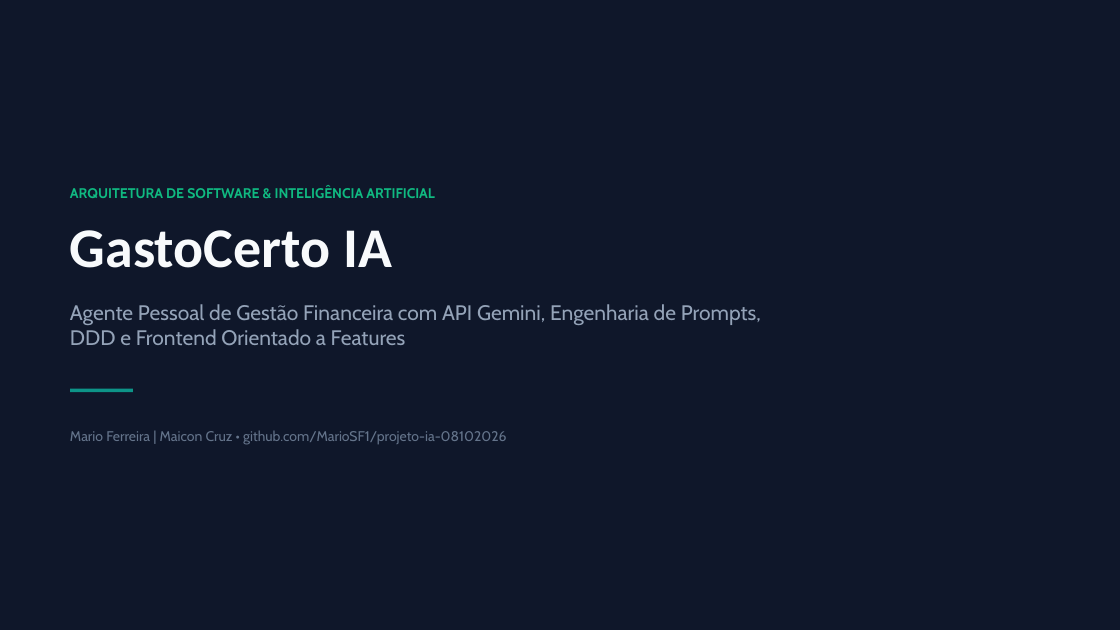
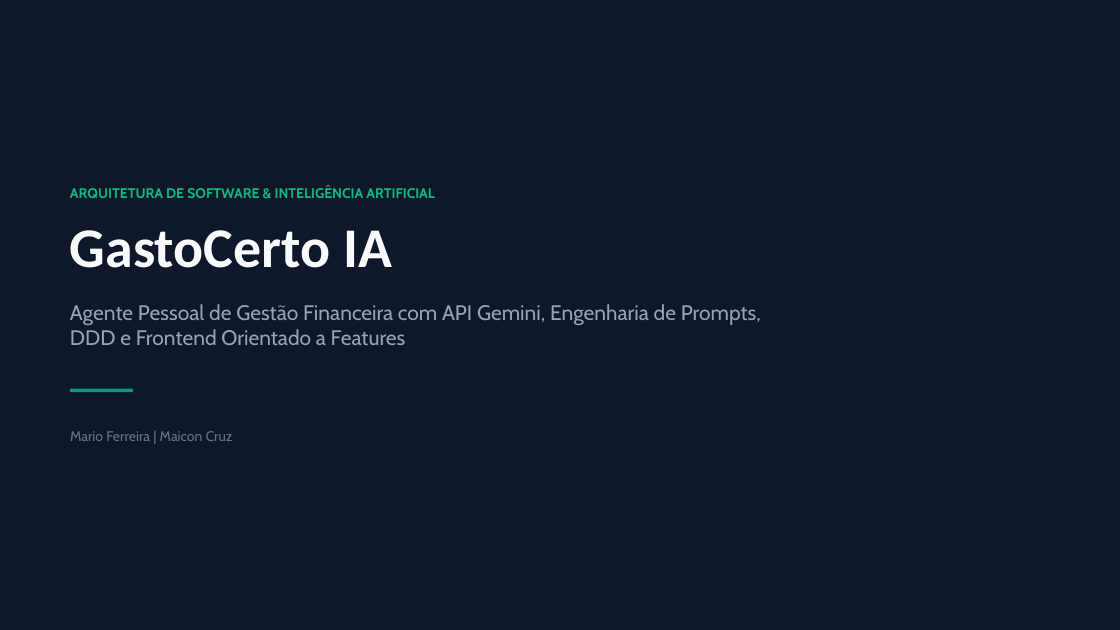
Before and after one commit to MarioSF1/projeto-ia-08102026, a slide deck: slide 1 of apresentação/GastoCerto IA - Arquitetura e Engenharia de Prompts.pptx. Drawn at 1120x630 pixels with LibreOffice and Linux fonts; fonts in the diff are those of the drawing. Boxes give left, top, right and bottom in pixels: in the first picture for what was removed or moved away, otherwise in the second. Text is boxed around its words. In the diff, an @@ line names an element or a change of style, - is before the commit and + after.

```diff
--- a/apresentação/GastoCerto IA - Arquitetura e Engenharia de Prompts.pptx
+++ b/apresentação/GastoCerto IA - Arquitetura e Engenharia de Prompts.pptx
@@ text at box(70, 431, 233, 441): text changed @@
-Mario Ferreira | Maicon Cruz • github.com/MarioSF1/projeto-ia-08102026
+Mario Ferreira | Maicon Cruz
```
Also in this commit, not shown: 1 other slide changed, 2 slides added, 1 other file.
